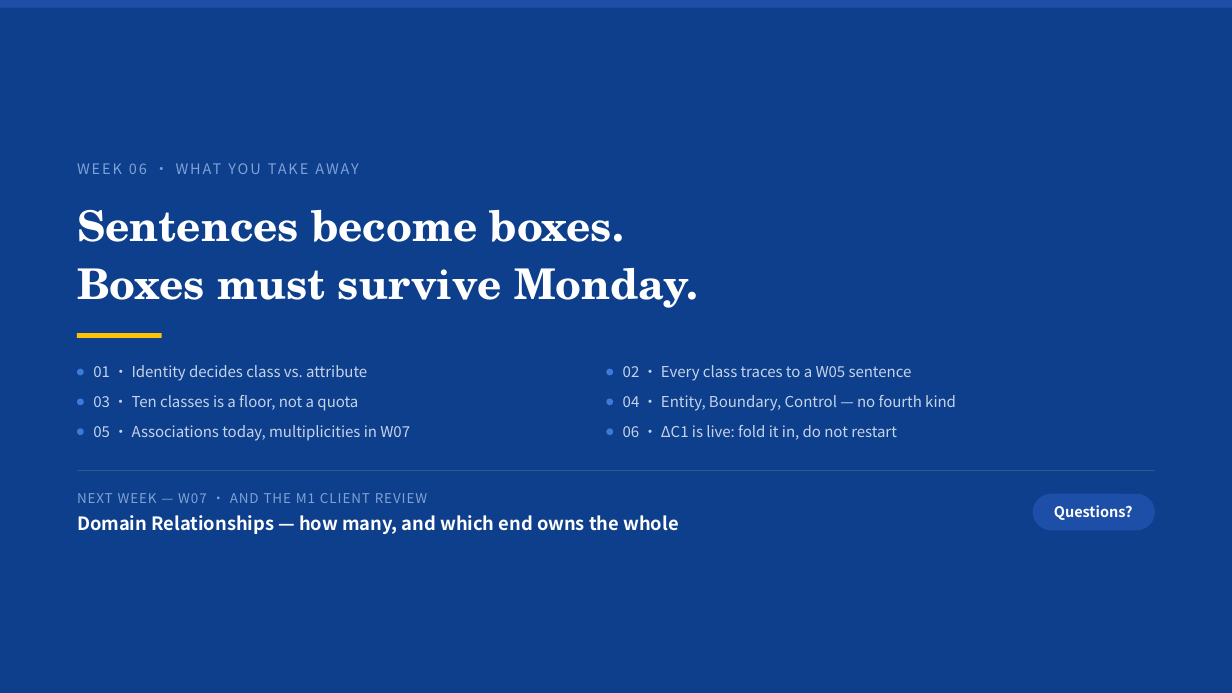
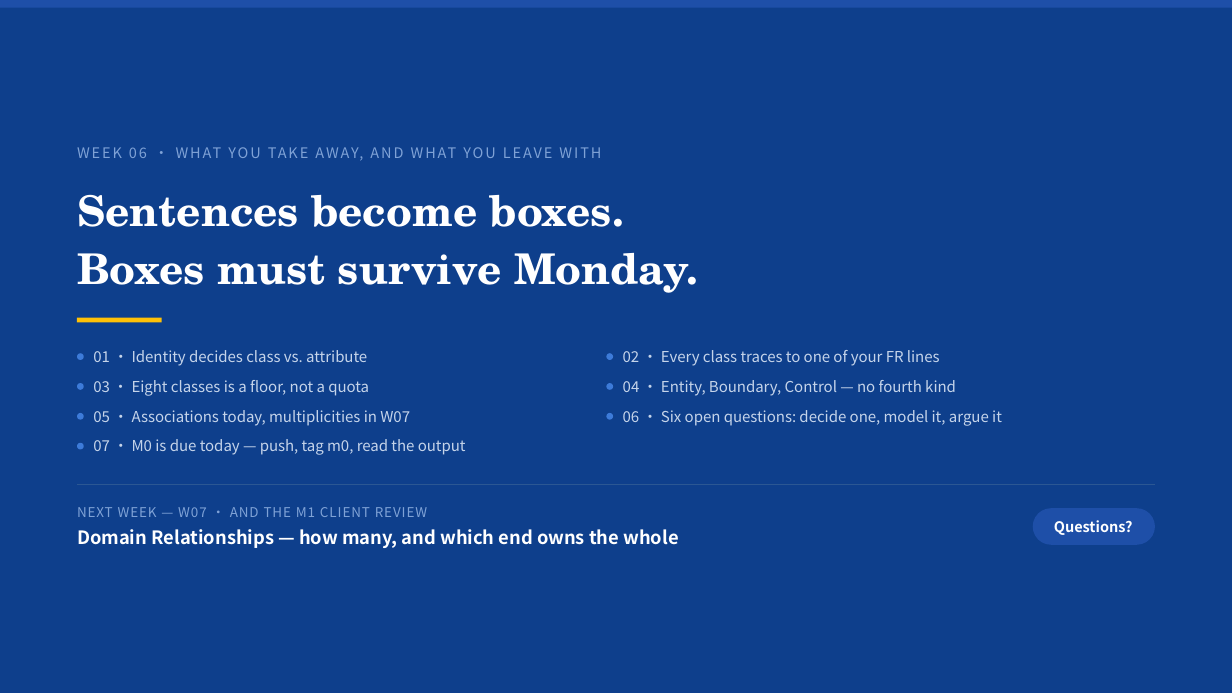
Before and after one commit to klausren/isad-course, a slide deck: slide 38 of 01-slides/W06-Domain-Modeling.pptx. Drawn at 1232x693 pixels with LibreOffice and Linux fonts; fonts in the diff are those of the drawing. Boxes give left, top, right and bottom in pixels: in the first picture for what was removed or moved away, otherwise in the second. Text is boxed around its words. In the diff, an @@ line names an element or a change of style, - is before the commit and + after.

```diff
--- a/01-slides/W06-Domain-Modeling.pptx
+++ b/01-slides/W06-Domain-Modeling.pptx
@@ text at [77,144,1155,162]: text changed @@
-WEEK 06 · WHAT YOU TAKE AWAY
+WEEK 06 · WHAT YOU TAKE AWAY, AND WHAT YOU LEAVE WITH
@@ 5 rounded rectangles, 4 texts, 1 rectangle: place and size @@
-5 rounded rectangles, 4 texts, 1 rectangle at [77,209,956,441]
+5 rounded rectangles, 4 texts, 1 rectangle at [77,194,956,426]
@@ text at [623,350,940,366]: text changed @@
-02 · Every class traces to a W05 sentence
+02 · Every class traces to one of your FR lines
@@ text at [93,380,369,396]: text changed @@
-03 · Ten classes is a floor, not a quota
+03 · Eight classes is a floor, not a quota
@@ rounded rectangle added at [77,413,83,420], fill #3D7BD9 @@
@@ text added at [623,410,989,426], 11.6 pt, text #C5D4EA @@
+06 · Six open questions: decide one, model it, argue it
@@ text added at [93,439,466,455], 11.6 pt, text #C5D4EA @@
+07 · M0 is due today — push, tag m0, read the output
@@ text removed at [623,425,897,440] @@
-06 · ΔC1 is live: fold it in, do not restart
@@ 3 texts, 2 rounded rectangles, 1 freeform shape: place and size @@
-3 texts, 2 rounded rectangles, 1 freeform shape at [77,429,1155,535]
+3 texts, 2 rounded rectangles, 1 freeform shape at [77,443,1155,550]
```
Also in this commit, not shown: 28 other slides changed, 2 slides added, 1 slide removed, 1 other file.
